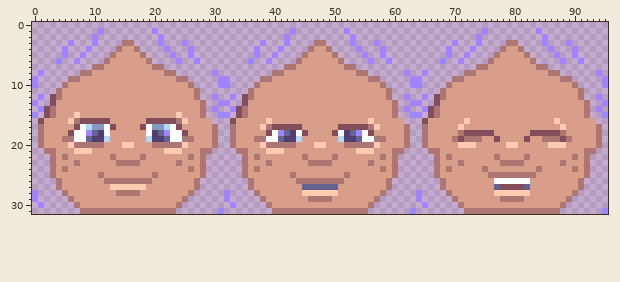
A pixel-art file gets an edit: characters/character/materials/character_face.aseprite. The first picture shows the starting point.
96x32 pixels, 1 frame.
After the commit:
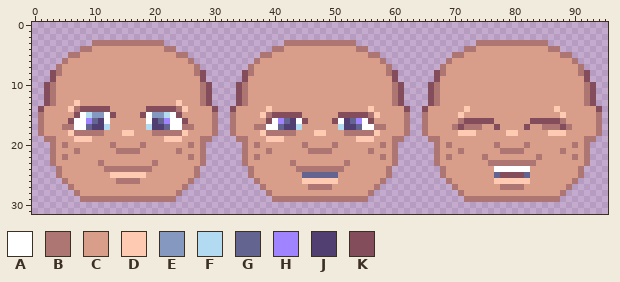
Palette (. is transparent): A #ffffff  B #ae7672  C #d99e89  D #ffcab2  E #8598c0  F #b2dbf1  G #63648f  H #9f83ff  J #513f71  K #834d5b
The edit:
Changed rows in their new state; - is an unchanged pixel.
first column x 0:
 1 -----------.--------.----------------------.--------.----------------------.--------.-----------
 2 ----------.----------.--------------------.----------.--------------------.----------.----------
 3 ------.---BBBBB--BBBBB---.------------.---BBBBB--BBBBB---.------------.---BBBBB--BBBBB---.------
 4 -----.--BBCCCCC--CCCCCBB--.----------.--BBCCCCC--CCCCCBB--.----------.--BBCCCCC--CCCCCBB--.-----
 5 -----.BBCCCCCC----CCCCCCBB.----------.BBCCCCCC----CCCCCCBB.----------.BBCCCCCC----CCCCCCBB.-----
 6 ----.BCCCCCCC------CCCCCCCB.--------.BCCCCCCC------CCCCCCCB.--------.BCCCCCCC------CCCCCCCB.----
 7 ----BCCCCCCC--------CCCCCCCB--------BCCCCCCC--------CCCCCCCB--------BCCCCCCC--------CCCCCCCB----
 8 -.-KBCCCCC------------CCCCCBK-.----KBCCCCC------------CCCCCBK-.--.-KBCCCCC------------CCCCCBK-.-
 9 .--KCCCC----------------CCCCK--..--KCCCC----------------CCCCK--..--KCCCC----------------CCCCK--.
10 .-KBCC--------------------CCBK-..-KBCC--------------------CCBK-..-KBCC--------------------CCBK-.
11 --KBC----------------------CBK----KBC----------------------CBK----KBC----------------------CBK--
12 -.KBC----------------------CBK.--.KBC----------------------CBK.--.KBC----------------------CBK.-
13 .-KB---D----------------D----K-..-KB-------------------------K-..-KB-------------------------K-.
14 -KCC--DBKKKKK------KKKKKBD--CCK--KCC---D----------------D---CCK--KCC----D--------------D----CCK-
15 .BCC---KAFEEAK----KAEEFAK---CCB..BCC--DBKKKKK------KKKKKBD--CCB..BCC---D----------------D---CCB.
16 -B----KAAHGJA------AJGHAAK----B--B-----KAHGJAK----KAJGHAK-----B--B-----BKKKKK------KKKKKB-----B-
17 -----BBA-GJJFC----CFJJG-ABB----------BBAAGJJF------FJJGAABB-----------BKBBB--K----K--BBBKB------
18 ------DBBBBBC--DD--CBBBBBD------------DBBBBBCC-DD-CCBBBBBD-------------DDDCCC--DD--CCCDDD-------
19 -.BB-CCDDDCCC------CCCDDDCC-BB.--.BB-CCDDDCCC------CCCDDDCC-BB.--.BB--CCCCC--C----C--CCCCC--BB.-
20 -..B-BCCCCCC-B-CC-B-CCCCCCB-B..--..B-BCCCCCC-B-CC-B-CCCCCCB-B..--..B-B-CCC---B-CC-B---CCC-B-B..-
21 --.----BCC----BBBB----CCB----.----.----BCC----BBBB----CCB----.----.----B------BBBB------B----.--
22 -------------C----C--------------------------C----C------------------------B-C----C-B-----------
23 -------C---B--CCCC--B---C--------------C---B--CCCC--B---C--------------C----BB----BB----C-------
24 ---.BC------BBBBBBBB------CB.------.BC------BBBBBBBB------CB.------.BC-----C-AAAAAA-C-----CB.---
25 ---.B------C-DDDDDD-C------B.------.B------C-GGGGGG-C------B.------.B-------CGKKKKGC-------B.---
26 ----.B------CC----CC------B.--------.B------CDDDDDDC------B.--------.B-------DDDDDD-------B.----
27 ----..B------CCCCCC------B..--------..B------CBBBBC------B..--------..B------CBBBBC------B..----
28 .----..B------CCCC------B..-----.----..B-----CCCCCC-----B..-----.----..B-----CCCCCC-----B..-----
29 .-----..BBBBBBBBBBBBBBBB..------.-----..BBBBBB----BBBBBB..------.-----..BBBBBB----BBBBBB..------
30 -.-----..................--------.-----..................--------.-----..................-------
31 --------................-------.--------................-------.--------................-------.
Where, in picture pixels (left, top, right, bottom), the same in both pictures:
changed: (32, 28, 608, 214)
